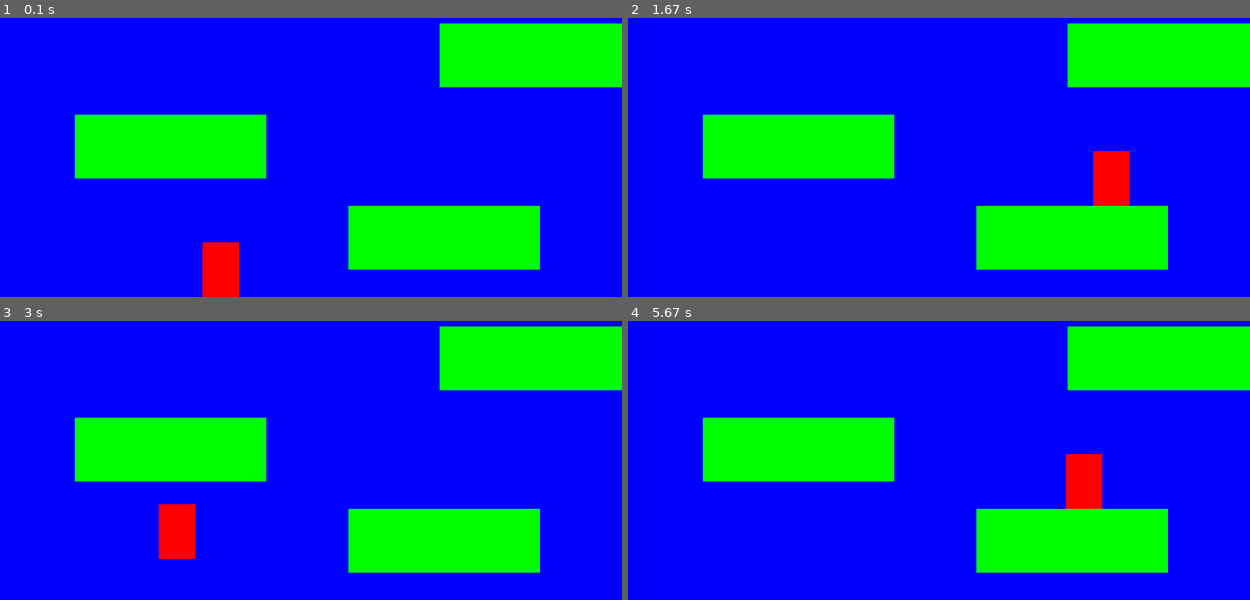
Above: before the commit, frames 1-4 (two rows, left to right).
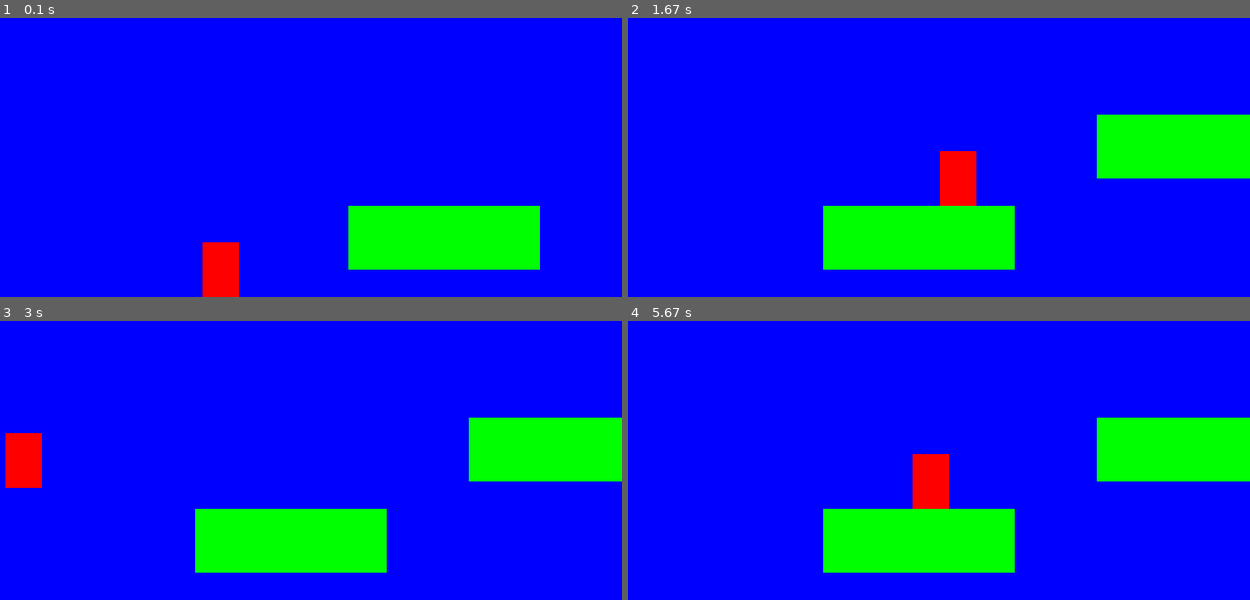
Above: after the commit, the same moments.

Repository: Jonnyprior/UploadTest
Game: pygame game, started from pygamePlatformJumper.py
The game is run twice, just before and just after one commit, with the same random seed, the same clock (stepped at 60 frames per second) and the same inputs.
Inputs:
- Up to frame 1 (0.1 s): no input
- Up to frame 2 (1.67 s): hold Right 0.33-0.8 s; hold Up 0.83-1.13 s; hold Right 1.17-1.63 s
- Up to frame 3 (3 s): hold Left 1.67-2.2 s; hold Left 2.23-2.63 s; hold Up from 2.67 s (still down)
- Up to frame 4 (5.67 s): release Up at 3.03 s; hold Right 3.07-3.7 s; hold Left 3.73-4.2 s; hold Right 4.23-4.7 s; hold Up 4.73-5.03 s; hold Right 5.07-5.53 s; hold Left from 5.57 s (still down)

The runs differ from the first frame. In frame 1, 14% of the frame differs, in the area x 12-100%, y 1-58%; in frame 2, 32%; in frame 3, 33%, in the area x 0-100%, y 1-91%; in frame 4, 33%.

Commit message:
Platform Jump - Now with moving platforms and scrolling screen

Diff:
--- a/pygamePlatformJumper.py
+++ b/pygamePlatformJumper.py
@@ -66,6 +66,9 @@
             # Stop our vertical movement
             self.change_y = 0
 
+            if isinstance(block, MovingPlatform):
+                self.rect.x += block.change_x
+
     def calc_grav(self):
         """ Calculate effect of gravity. Bigger means more grav, accelerating so += """
         if self.change_y == 0:
@@ -114,6 +117,60 @@
         self.rect = self.image.get_rect()
 
 
+class MovingPlatform(Platform):
+    """ This is a fancier platform that can move """
+    change_x = 0
+    change_y = 0
+
+    boundary_top = 0
+    boundary_bottom = 0
+    boundary_left = 0
+    boundary_right = 0
+
+    player = None
+    level = None
+
+    def update(self):
+        """ Move the platform
+        If player in way, it will shove player. Does deal with if player pushed into another object
+        Make sure platform has clearance or add code to handle """
+
+        # Move left/right
+        self.rect.x += self.change_x
+
+        # See if we hit player
+        hit = pygame.sprite.collide_rect(self, self.player)
+        if hit:
+            # We hit player so shove it. Assume nothing in way
+
+            # If moving right, set out right side to left side of the item we hit
+            if self.change_x < 0:
+                self.player.rect.right = self.rect.left
+            else:
+                self.player.rect.left = self.rect.right
+
+        # Move up/down
+        self.rect.y += self.change_y
+
+        # Check and see if we the player
+        hit = pygame.sprite.collide_rect(self, self.player)
+        if hit:
+            # We did hit the player. Shove the player around and
+            # assume he/she won't hit anything else
+            # Reset our position based on the top/bottom of the object.
+            if self.change_y < 0:
+                self.player.rect.bottom = self.rect.top
+            else:
+                self.player.rect.top = self.rect.bottom
+
+        # Check boundaries and see if we need to reverse direction
+        if self.rect.bottom > self.boundary_bottom or self.rect.top < self.boundary_top:
+            self.change_y *= -1
+
+        cur_pos = self.rect.x - self.level.world_shift
+        if cur_pos < self.boundary_left or cur_pos > self.boundary_right:
+            self.change_x *= -1
+
 class Level(object):
     """ Generic super-class used to define a level.
     Create child class for each level, with specific info """
@@ -127,6 +184,9 @@
 
         self.background = None
 
+        self.world_shift = 0
+        self.level_limit = -1000
+
     # Update everything on this level
     def update(self):
         self.platform_list.update()
@@ -137,6 +197,19 @@
         self.platform_list.draw(screen)
         self.enemy_list.draw(screen)
 
+    def shift_world(self, shift_x):
+        """ When user moves left/right we need to scroll everything """
+
+        # Keep track of shift amount
+        self.world_shift += shift_x
+
+        # Go through all sprite lists and shift
+        for platform in self.platform_list:
+            platform.rect.x += shift_x
+
+        for enemy in self.enemy_list:
+            enemy.rect.x += shift_x
+
 
 class Level_01(Level):
     """ Definition for level 1 """
@@ -147,10 +220,13 @@
         # Call parent constructor
         Level.__init__(self, player)
 
+        self.level_limit = -1500
+
         # Array with width, height, x, and y of platform
         level = [[210, 70, 500, 500],
-                 [210, 70, 200, 400],
-                 [210, 70, 600, 300],
+                 [210, 70, 800, 400],
+                 [210, 70, 1000, 500],
+                 [210, 70, 1120, 280],
                  ]
 
         # Go through array above and add platforms
@@ -161,6 +237,56 @@
             block.player = self.player # Need reference to player to know where it is on moving block
             self.platform_list.add(block)
 
+        # Add a custom moving platform
+        block = MovingPlatform(70, 40)
+        block.rect.x = 1350
+        block.rect.y = 280
+        block.boundary_left = 1350
+        block.boundary_right = 1600
+        block.change_x = 1
+        block.player = self.player
+        block.level = self
+        self.platform_list.add(block)
+
+
+# Create platforms for the level
+class Level_02(Level):
+    """ Definition for level 2. """
+
+    def __init__(self, player):
+        """ Create level 1. """
+
+        # Call the parent constructor
+        Level.__init__(self, player)
+
+        self.level_limit = -1000
+
+        # Array with type of platform, and x, y location of the platform.
+        level = [[210, 70, 500, 550],
+                 [210, 70, 800, 400],
+                 [210, 70, 1000, 500],
+                 [210, 70, 1120, 280],
+                 ]
+
+        # Go through the array above and add platforms
+        for platform in level:
+            block = Platform(platform[0], platform[1])
+            block.rect.x = platform[2]
+            block.rect.y = platform[3]
+            block.player = self.player
+            self.platform_list.add(block)
+
+        # Add a custom moving platform
+        block = MovingPlatform(70, 70)
+        block.rect.x = 1500
+        block.rect.y = 300
+        block.boundary_top = 100
+        block.boundary_bottom = 550
+        block.change_y = -1
+        block.player = self.player
+        block.level = self
+        self.platform_list.add(block)
+
 
 def main():
     pygame.init()
@@ -168,12 +294,13 @@
     size = [SCREEN_WIDTH, SCREEN_HEIGHT]
     screen = pygame.display.set_mode(size)
 
-    pygame.display.set_caption("Platform Jumper")
+    pygame.display.set_caption("Moving Platform Jumper")
 
     player = Player()
 
     level_list = []
     level_list.append( Level_01(player))
+    level_list.append(Level_02(player))
 
     current_level_no = 0
     current_level = level_list[current_level_no]
@@ -214,11 +341,29 @@
         current_level.update()
 
         # If player gets near the right side then shift world left (-x)
-        if player.rect.right > SCREEN_WIDTH:
-            player.rect.right = SCREEN_WIDTH
-
-        if player.rect.left < 0:
-            player.rect.left = 0
+        if player.rect.right >= 500:
+            diff = player.rect.right - 500
+            player.rect.right = 500
+            current_level.shift_world(-diff)
+
+        # Left side
+        if player.rect.left <= 120:
+            diff = 120 - player.rect.left
+            player.rect.left = 120
+            current_level.shift_world(diff)
+
+        # If player gets to end of level, go to next
+        current_position = player.rect.x + current_level.world_shift
+        if current_position < current_level.level_limit:
+            if current_level_no < len(level_list) -1:
+                player.rect.x = 120
+                current_level_no += 1
+                current_level = level_list[current_level_no]
+                player.level = current_level
+            else:
+                # Out of levels. Exits program
+                # You'll want to do something better
+                done = True
 
         current_level.draw(screen)
         active_sprite_list.draw(screen)
